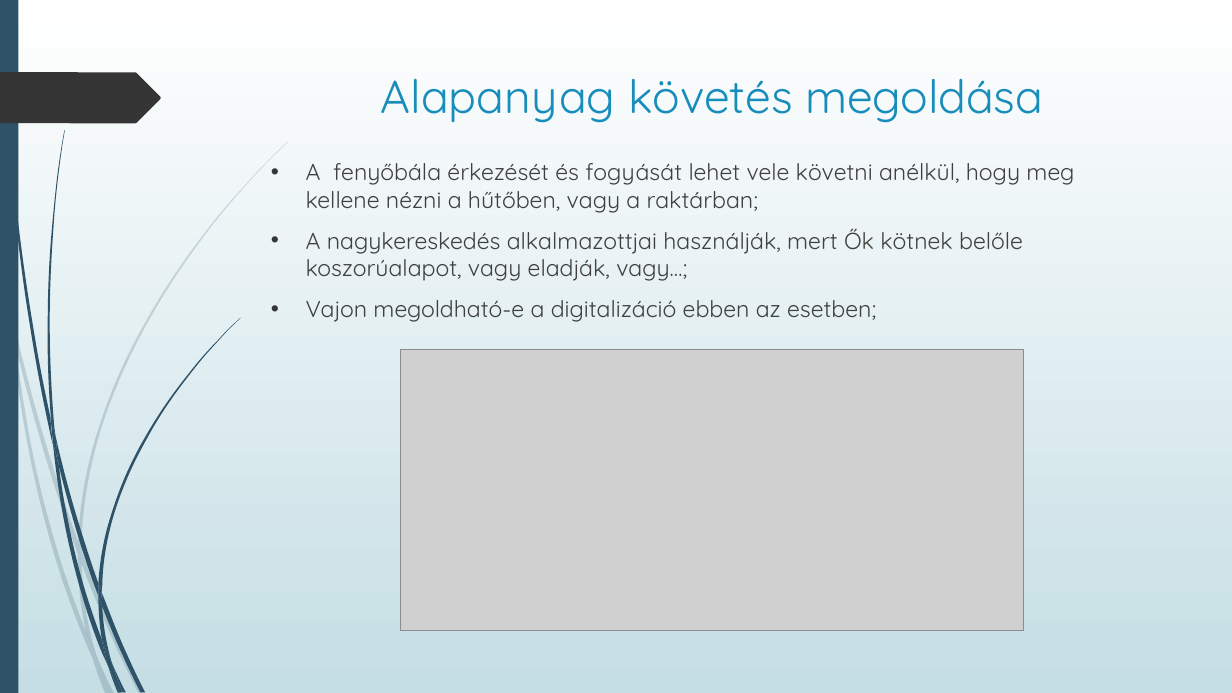
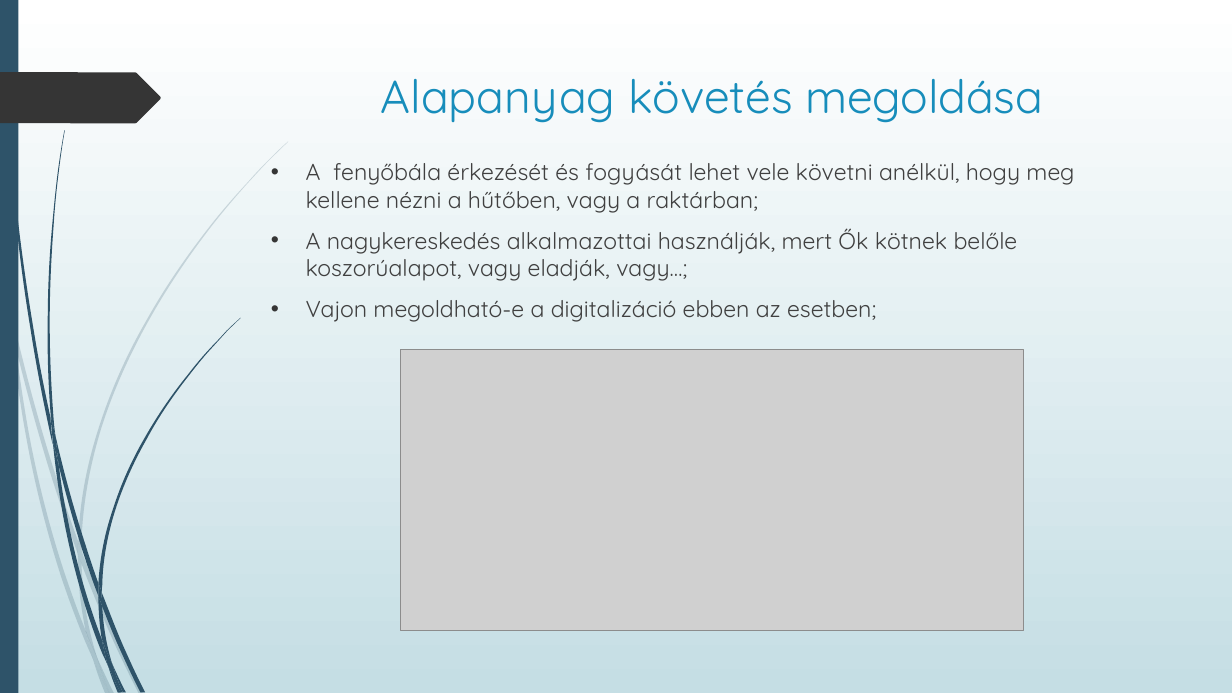
Before and after one commit to Prokiga/Vizsga_remek, a slide deck: slide 2 of Documents/Prezentáció.pptx. Drawn at 1232x693 pixels with LibreOffice and Linux fonts; fonts in the diff are those of the drawing; grey boxes stand for pictures. Boxes give left, top, right and bottom in pixels: in the first picture for what was removed or moved away, otherwise in the second. Text is boxed around its words. In the diff, an @@ line names an element or a change of style, - is before the commit and + after.

```diff
--- a/Documents/Prezentáció.pptx
+++ b/Documents/Prezentáció.pptx
@@ text at [306, 228, 1018, 281]: text changed @@
-• A nagykereskedés alkalmazottjai használják, mert Ők kötnek belőle koszorúalapot, vagy eladják, vagy…;
+• A nagykereskedés alkalmazottai használják, mert Ők kötnek belőle koszorúalapot, vagy eladják, vagy…;
```
Also in this commit, not shown: 2 other slides changed, 7 slides added.
